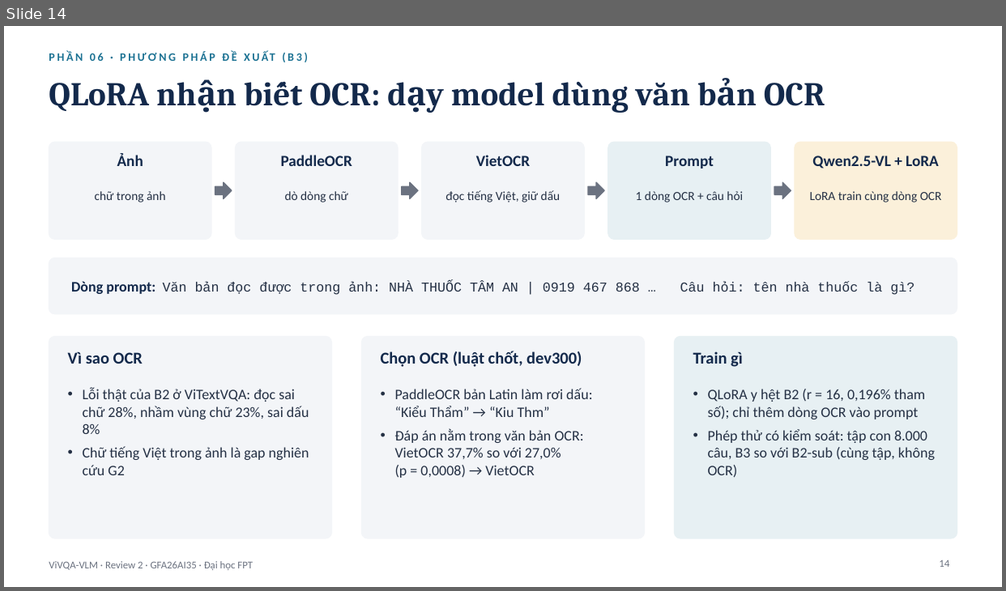
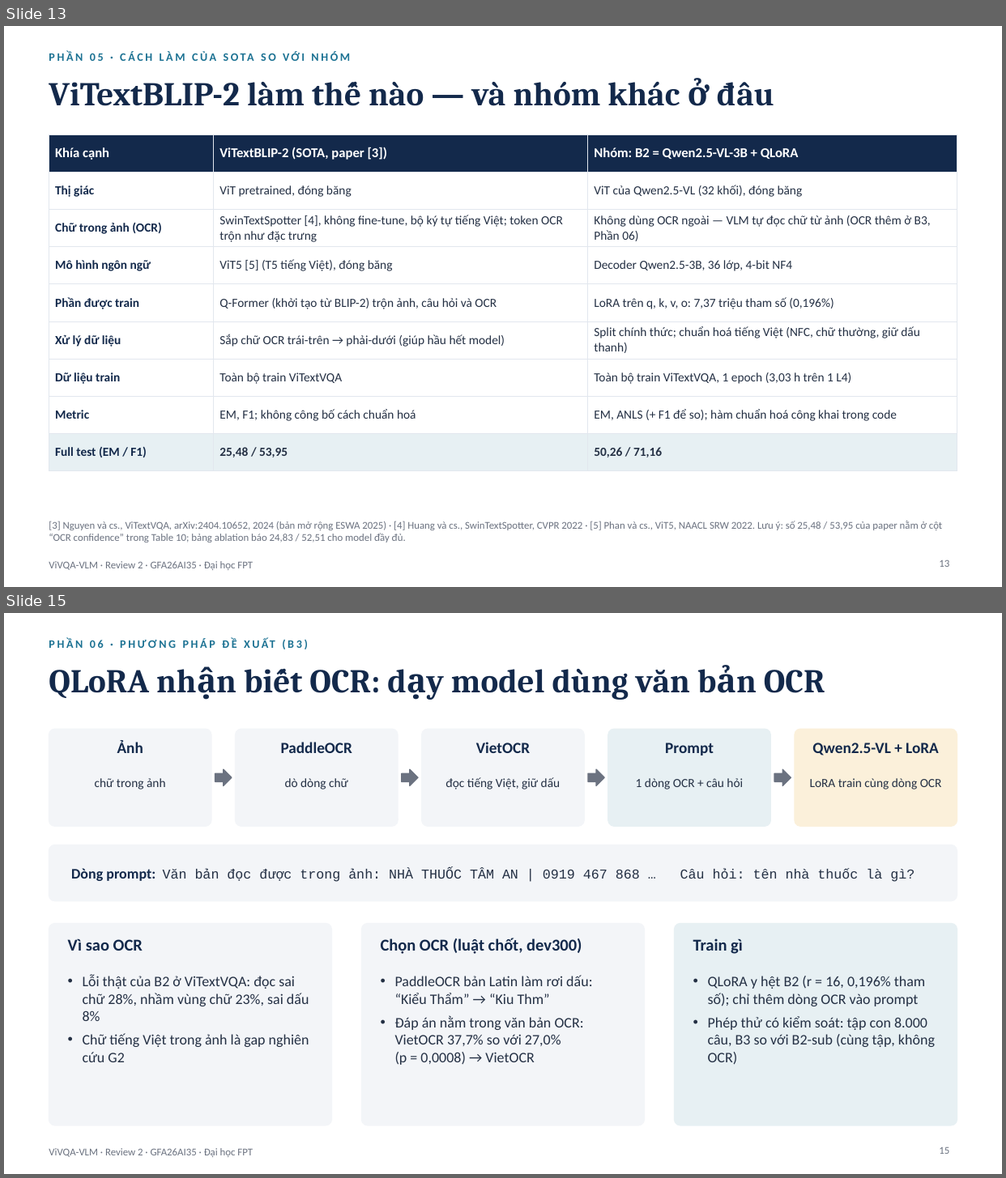
Before and after one commit to PLHGNAOH/ViVQA-VLM, a slide deck: docs/W07/ViVQA-VLM_Review2_TV.pptx. Shown one above the other, each under a label of ours: slide 14 before the commit, slides 13 and 15 after it; the slides between them are not shown. The pictures are 1006x591 and 1006x1178 pixels, drawn with LibreOffice and Linux fonts; fonts in the diff are those of the drawing. Boxes give left, top, right and bottom in pixels: in the first picture for what was removed or moved away, otherwise in the second. Text is boxed around its words. In the diff, an @@ line names an element or a change of style, - is before the commit and + after.

```diff
--- a/docs/W07/ViVQA-VLM_Review2_TV.pptx
+++ b/docs/W07/ViVQA-VLM_Review2_TV.pptx
@@ slide 13 added at bbox=[4, 26, 1002, 587], background #FFFFFF; not listed: 1 template element that a slide beside it also shows @@
@@ text added at bbox=[49, 50, 722, 72], 11 pt, text #1C7293, bold @@
+PHẦN 05 · CÁCH LÀM CỦA SOTA SO VỚI NHÓM
@@ title added at bbox=[49, 78, 774, 106], 32 pt, text #13294B, bold @@
+ViTextBLIP-2 làm thế nào — và nhóm khác ở đâu
@@ table added at bbox=[49, 135, 957, 461], 9 rows, 3 columns @@
+Khía cạnh | ViTextBLIP-2 (SOTA, paper [3]) | Nhóm: B2 = Qwen2.5-VL-3B + QLoRA
+Thị giác | ViT pretrained, đóng băng | ViT của Qwen2.5-VL (32 khối), đóng băng
+Chữ trong ảnh (OCR) | SwinTextSpotter [4], không fine-tune, bộ ký tự tiếng Việt; token OCR trộn như đặc trưng | Không dùng OCR ngoài — VLM tự đọc chữ từ ảnh (OCR thêm ở B3, Phần 06)
+Mô hình ngôn ngữ | ViT5 [5] (T5 tiếng Việt), đóng băng | Decoder Qwen2.5-3B, 36 lớp, 4-bit NF4
+Phần được train | Q-Former (khởi tạo từ BLIP-2) trộn ảnh, câu hỏi và OCR | LoRA trên q, k, v, o: 7,37 triệu tham số (0,196%)
+Xử lý dữ liệu | Sắp chữ OCR trái-trên → phải-dưới (giúp hầu hết model) | Split chính thức; chuẩn hoá tiếng Việt (NFC, chữ thường, giữ dấu thanh)
+Dữ liệu train | Toàn bộ train ViTextVQA | Toàn bộ train ViTextVQA, 1 epoch (3,03 h trên 1 L4)
+Metric | EM, F1; không công bố cách chuẩn hoá | EM, ANLS (+ F1 để so); hàm chuẩn hoá công khai trong code
+Full test (EM / F1) | 25,48 / 53,95 | 50,26 / 71,16
@@ text added at bbox=[49, 521, 942, 543], 10 pt, text #6B7280 @@
+[3] Nguyen và cs., ViTextVQA, arXiv:2404.10652, 2024 (bản mở rộng ESWA 2025) · [4] Huang và cs., SwinTextSpotter, CVPR 2022 · [5] Phan và cs., ViT5, NAACL SRW 2022. Lưu ý: số 25,48 / 53,95 của paper nằm ở cột “OCR confidence” trong Table 10; bảng ablation báo 24,83 / 52,51 cho model đầy đủ.
@@ page number added at bbox=[939, 560, 949, 567], 10 pt, text #6B7280 @@
+13
@@ what was slide 14 is now slide 15 @@
@@ page number at bbox=[939, 1148, 949, 1154]: text changed @@
-14
+15
```
Also in this commit, not shown: 12 slides changed, 3 other files.
